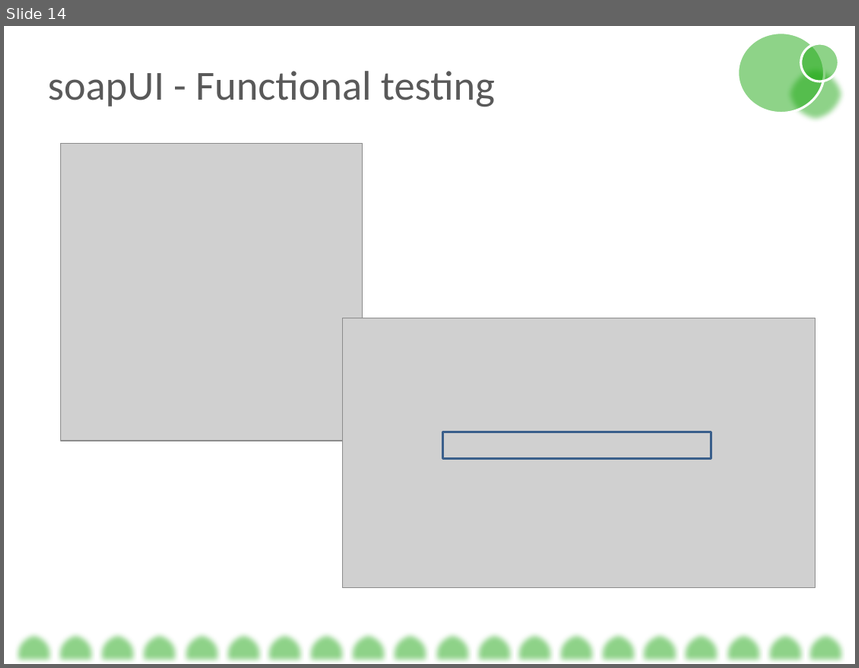
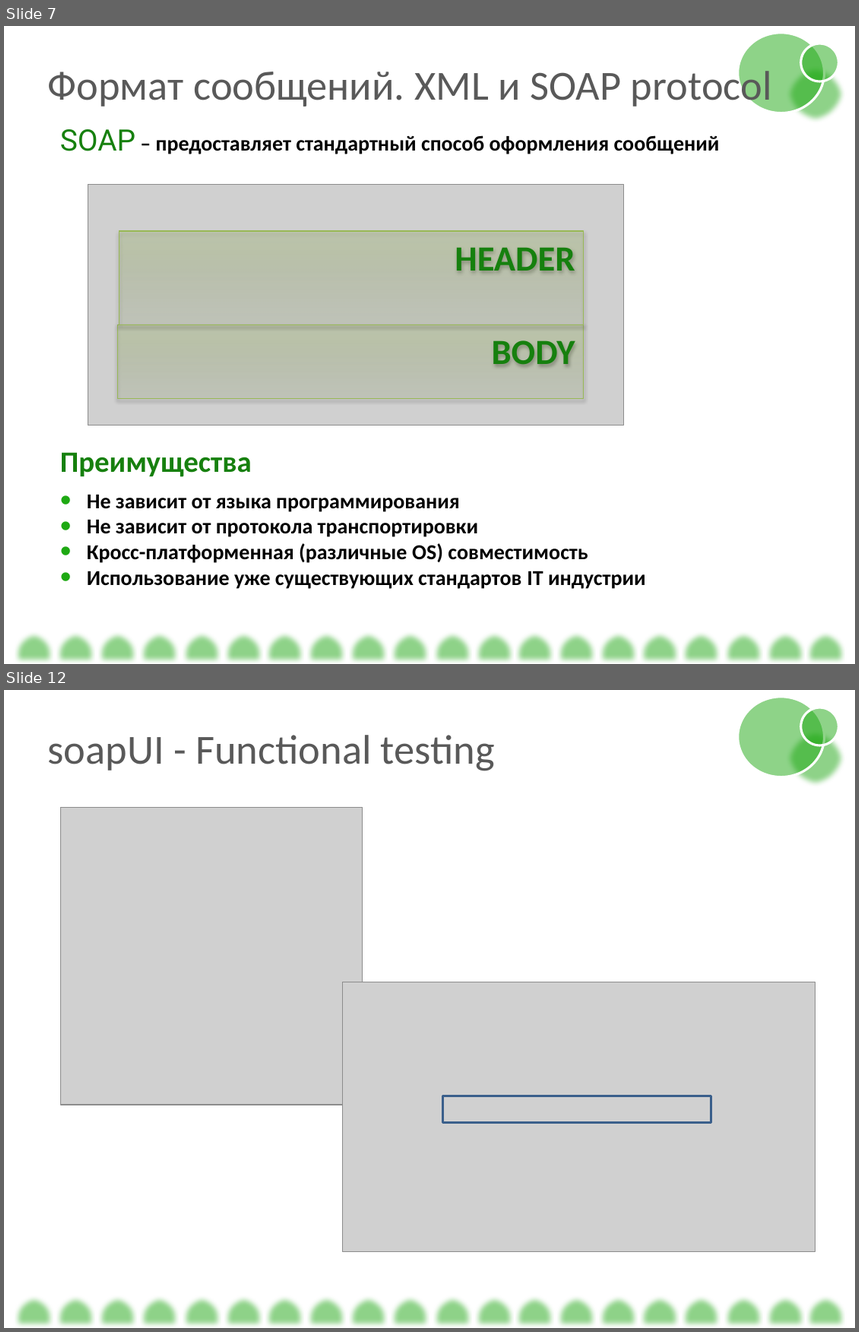
Before and after one commit to BigRacer/swtesting, a slide deck: 8.Web Services/Testing Web Services.pptx. Shown one above the other, each under a label of ours: slide 14 before the commit, slides 7 and 12 after it; the slides between them are not shown. The pictures are 859x668 and 859x1332 pixels, drawn with LibreOffice and Linux fonts; fonts in the diff are those of the drawing; grey boxes stand for pictures. Boxes give left, top, right and bottom in pixels: in the first picture for what was removed or moved away, otherwise in the second. Text is boxed around its words. In the diff, an @@ line names an element or a change of style, - is before the commit and + after.

```diff
--- a/8.Web Services/Testing Web Services.pptx
+++ b/8.Web Services/Testing Web Services.pptx
@@ slide 7 added at [4,26,855,664], background #FFFFFF @@
@@ ellipse added at [737,33,825,113], fill #1EA913 at 50% opacity, outline #FFFFFF 2 pt @@
@@ ellipse added at [800,44,838,82], fill #1EA913 at 50% opacity, outline #FFFFFF 2 pt @@
@@ text added at [48,65,772,109], 35 pt, text #595959 @@
+Формат сообщений. XML и SOAP protocol
@@ ellipse added at [785,66,847,124], fill #1EA913 at 50% opacity, outline #FFFFFF 2 pt @@
@@ text added at [60,129,720,154], 18 pt, text #000000, bold @@
+SOAP – предоставляет стандартный способ оформления сообщений
@@ picture added at [88,184,623,425] @@
@@ rectangle added at [119,231,584,325], fill gradient #779737 to #9BC348 to #9DC746, outline #98B955 0.75 pt, 30 pt, text #16800E, bold @@
+HEADER
@@ rectangle added at [117,325,584,399], fill gradient #779737 to #9BC348 to #9DC746, outline #98B955 0.75 pt, 30 pt, text #16800E, bold @@
+BODY
@@ text added at [60,452,252,477], 25 pt, text #16800E, bold @@
+Преимущества
@@ text added at [87,495,646,589], 18 pt, text #000000, bold @@
+• Не зависит от языка программирования
+• Не зависит от протокола транспортировки
+• Кросс-платформенная (различные OS) совместимость
+• Использование уже существующих стандартов IT индустрии
@@ group added at [14,631,846,664]: 20 flow chart delays @@
@@ what was slide 14 is now slide 12 @@
```
Also in this commit, not shown: 11 slides changed, 6 other slides added, 4 slides removed, 3 other files.
